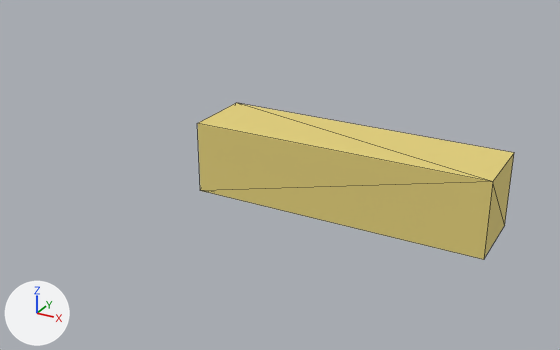
What one commit did to the glTF model src/engines/cesium/assets/default-satellite.glb.
Camera for both pictures: a 50 mm camera at (3.75, -8.63, 4.07) aimed at (-1.0, 0.0, -0.24). The axes (+X, +Y, +Z) are drawn at lower left. The lights are the same throughout. The first picture is the older version. Mesh edges are drawn as thin lines. Where no turn or scale is listed for an object, it has been applied to the vertices. Vertices at exactly the same position are counted once.
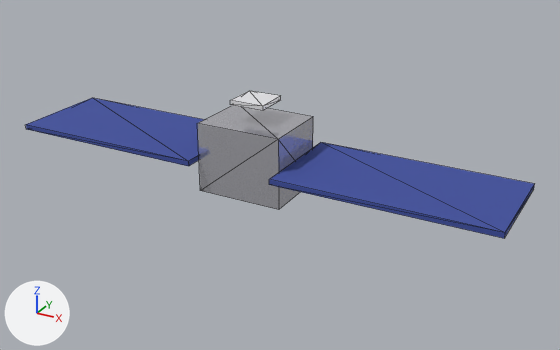
The newer file is also rescaled (x0.8), turned or shifted as a whole; pictures and numbers use the older file's frame.

Diff of the bpy script that builds the scene:
```diff
--- a/src/engines/cesium/assets/default-satellite.glb.py
+++ b/src/engines/cesium/assets/default-satellite.glb.py
@@ mat_material_0 @@
 mat_material_0 = principled_material('Material_0')
-mat_material_0.base_color = (0.83, 0.69, 0.22)  # yellow #ebd881
-mat_material_0.metallic = 0.2
-mat_material_0.roughness = 0.8
+mat_material_0.base_color = (0.72, 0.72, 0.78)  # white #dddde5
+mat_material_0.metallic = 0.8
+mat_material_0.roughness = 0.15
@@ mat_material_3 @@
+mat_material_3 = principled_material('Material_3')
+mat_material_3.base_color = (0.92, 0.92, 0.95)  # white #f6f6f9
+mat_material_3.metallic = 0.3
@@ mat_material_2 @@
+mat_material_2 = principled_material('Material_2')
+mat_material_2.base_color = (0.05, 0.08, 0.35)  # blue #3f50a0
+mat_material_2.metallic = 0.05
+mat_material_2.roughness = 0.9
@@ mat_material_1 @@
+mat_material_1 = principled_material('Material_1')
+mat_material_1.base_color = (0.05, 0.08, 0.35)  # blue #3f50a0
+mat_material_1.metallic = 0.05
+mat_material_1.roughness = 0.9
@@ me_mesh_0 @@
 # used by ob_mesh_0; location = (0.0, 0.0, 0.0)
-me_mesh_0.from_pydata(...)  # 8 vertices, 12 faces; spans x -2.0..2.0, y -0.5..0.5, z -0.5..0.5
+me_mesh_0.from_pydata(...)  # 8 vertices, 12 faces; spans x -2.0..-0.75, y -0.5..0.5, z -0.5..0.5
+# me_mesh_0 part 1: the whole mesh is scaled about its middle by (0.312, 1, 1), then moved by (-1.37, 0.0, 0.0)
 me_mesh_0.materials.append(mat_material_0)
@@ me_mesh_3 @@
+me_mesh_3.from_pydata(...)  # a box spanning x -0.25..0.25, y -0.25..0.25, z -0.031..0.031
+me_mesh_3.materials.append(mat_material_3)  # white #f6f6f9
@@ me_mesh_2 @@
+me_mesh_2.from_pydata(...)  # a box spanning x -1.5..1.5, y -0.75..0.75, z -0.04..0.04
+me_mesh_2.materials.append(mat_material_2)  # blue #3f50a0
@@ me_mesh_1 @@
+me_mesh_1.from_pydata(...)  # a box spanning x -1.5..1.5, y -0.75..0.75, z -0.04..0.04
+me_mesh_1.materials.append(mat_material_1)  # blue #3f50a0
@@ ob_mesh_3 @@
+ob_mesh_3 = bpy.data.objects.new('Mesh_3', me_mesh_3)
+ob_mesh_3.location = (-1.375, 0.0, 0.781)
@@ ob_mesh_2 @@
+ob_mesh_2 = bpy.data.objects.new('Mesh_2', me_mesh_2)
+ob_mesh_2.location = (0.75, 0.0, 0.0)
@@ ob_mesh_1 @@
+ob_mesh_1 = bpy.data.objects.new('Mesh_1', me_mesh_1)
+ob_mesh_1.location = (-3.5, 0.0, 0.0)
```

Boxes [x1, y1, x2, y2] around the edits, measured in the pictures (560 x 350 px):
'Mesh_0', recoloured, surface changed, moved, rescaled (yellow to white, 63% narrower, 33% shorter)
    before: [197, 103, 514, 260]
    after: [197, 105, 313, 210]
'Mesh_2', added (blue)
    after: [269, 142, 534, 238]
'Mesh_1', added (blue)
    after: [26, 98, 204, 166]
'Mesh_3', added
    after: [230, 91, 281, 111]
